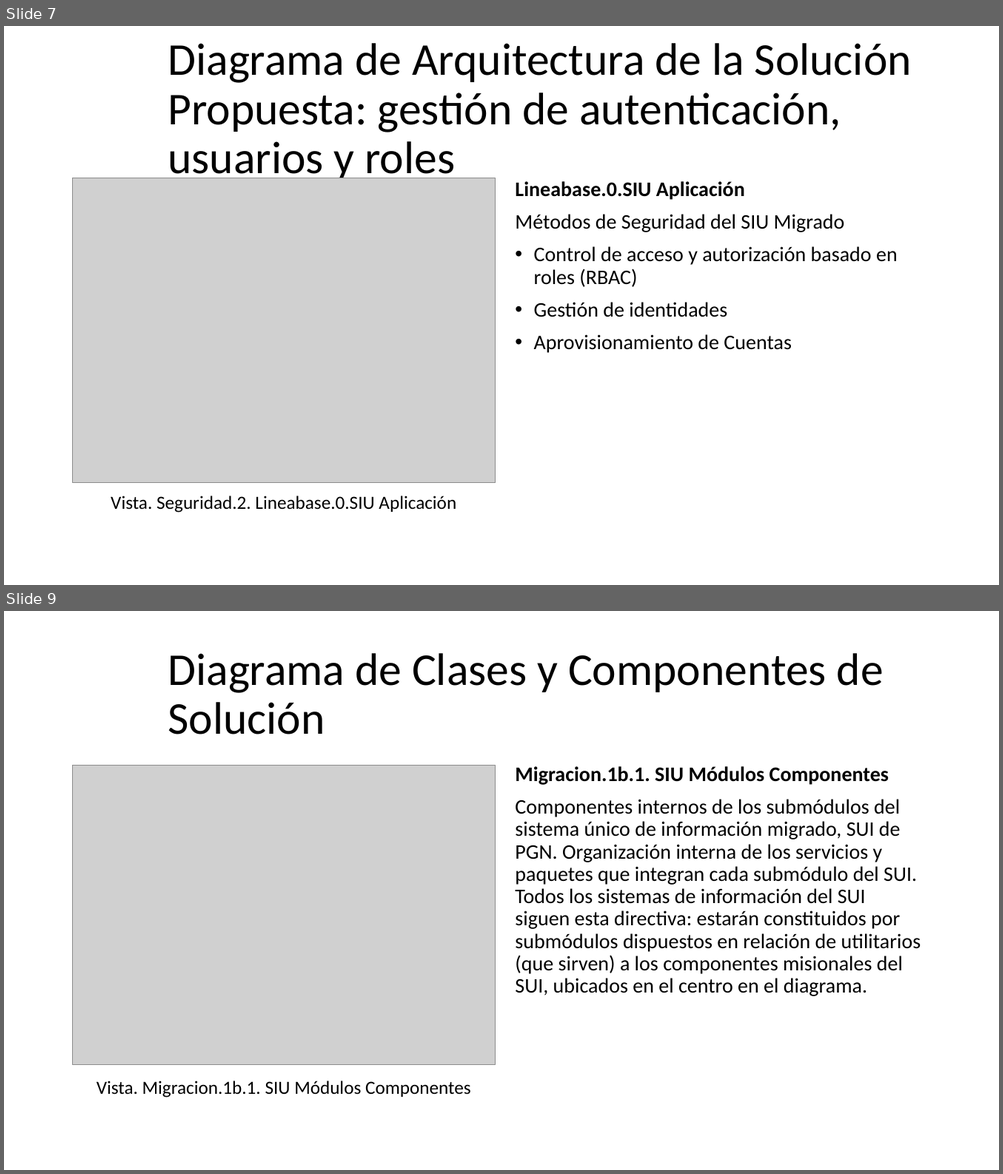
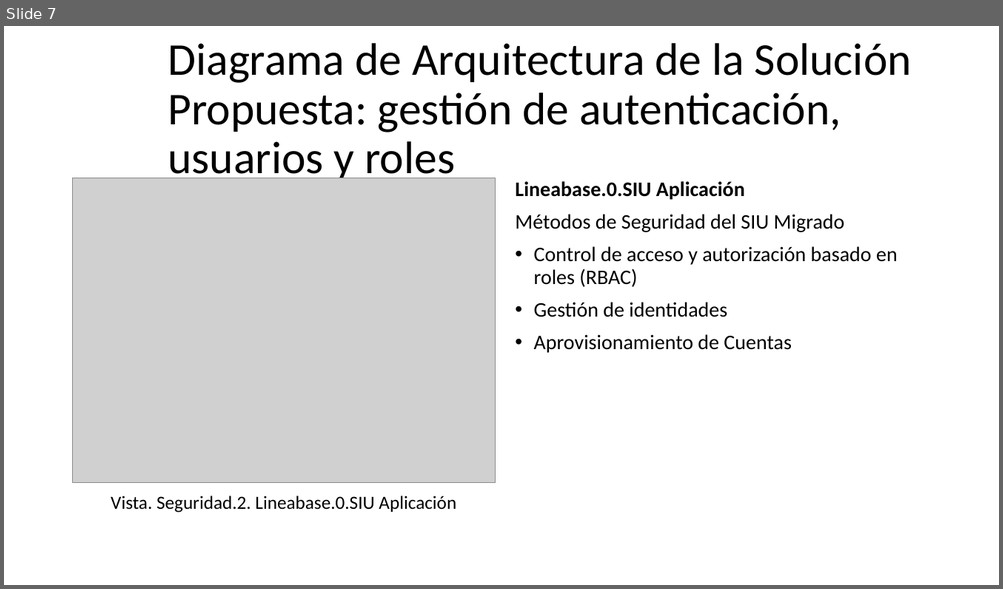
Before and after one commit to hwong23/pgn-078, a slide deck: content/pptxoutpt.pptx. Shown one above the other, each under a label of ours: slides 7 and 9 before the commit, slide 7 after it; the slides between them are not shown. The pictures are 1003x1174 and 1003x589 pixels, drawn with LibreOffice and Linux fonts; fonts in the diff are those of the drawing; grey boxes stand for pictures. Boxes give left, top, right and bottom in pixels: in the first picture for what was removed or moved away, otherwise in the second. Text is boxed around its words. In the diff, an @@ line names an element or a change of style, - is before the commit and + after.

```diff
--- a/content/pptxoutpt.pptx
+++ b/content/pptxoutpt.pptx
@@ slide 9 removed at (4, 611, 999, 1170), background #FFFFFF @@
@@ title removed at (168, 653, 883, 735) @@
-Diagrama de Clases y Componentes de Solución
@@ picture removed at (73, 766, 495, 1065) @@
@@ text removed at (515, 766, 921, 997) @@
-Migracion.1b.1. SIU Módulos Componentes
-Componentes internos de los submódulos del sistema único de información migrado, SUI de PGN. Organización interna de los servicios y paquetes que integran cada submódulo del SUI. Todos los sistemas de información del SUI siguen esta directiva: estarán constituidos por submódulos dispuestos en relación de utilitarios (que sirven) a los componentes misionales del SUI, ubicados en el centro en el diagrama.
@@ text removed at (96, 1081, 471, 1098) @@
-Vista. Migracion.1b.1. SIU Módulos Componentes
```
Also in this commit, not shown: 1 slide changed, 3 slides added, 4 other files.
